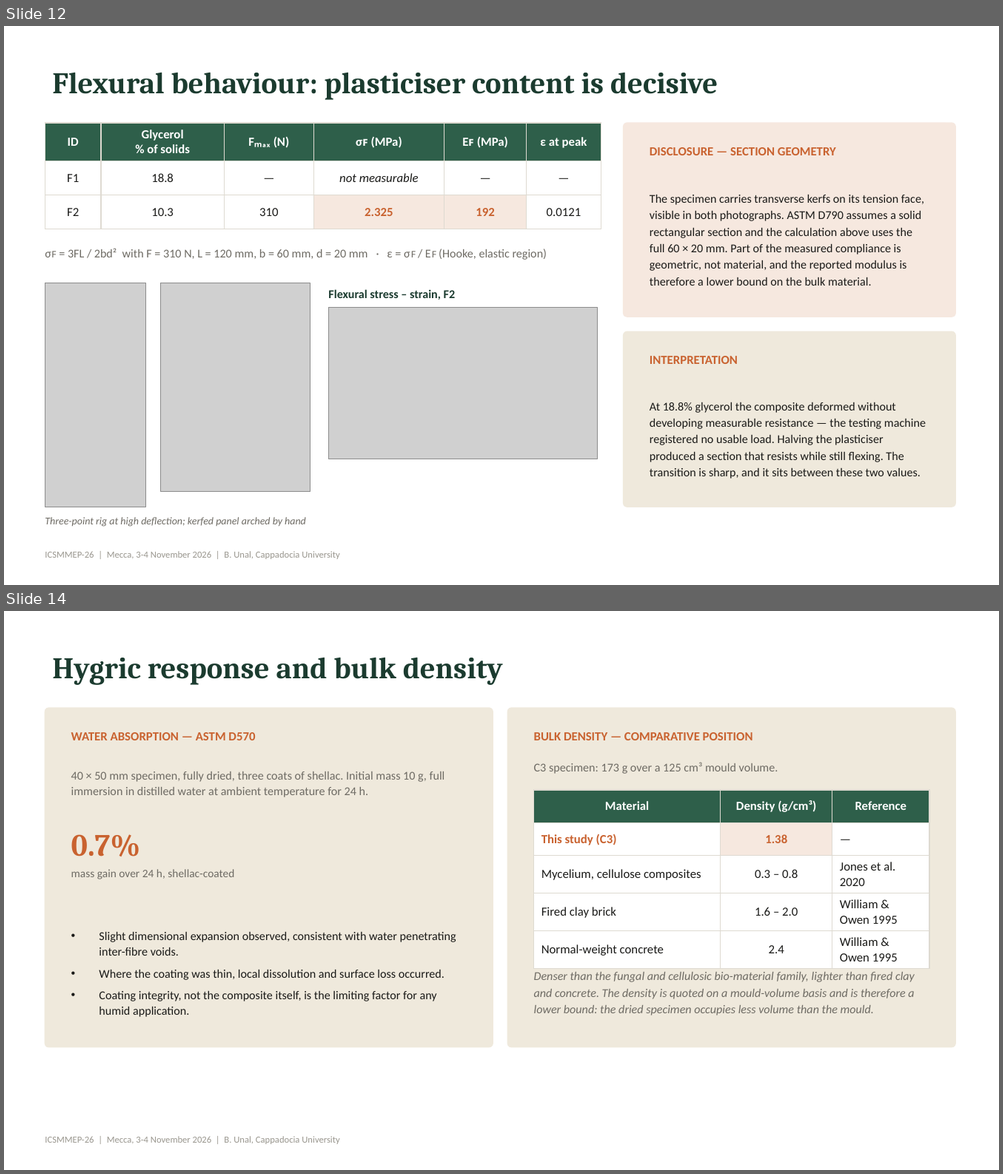
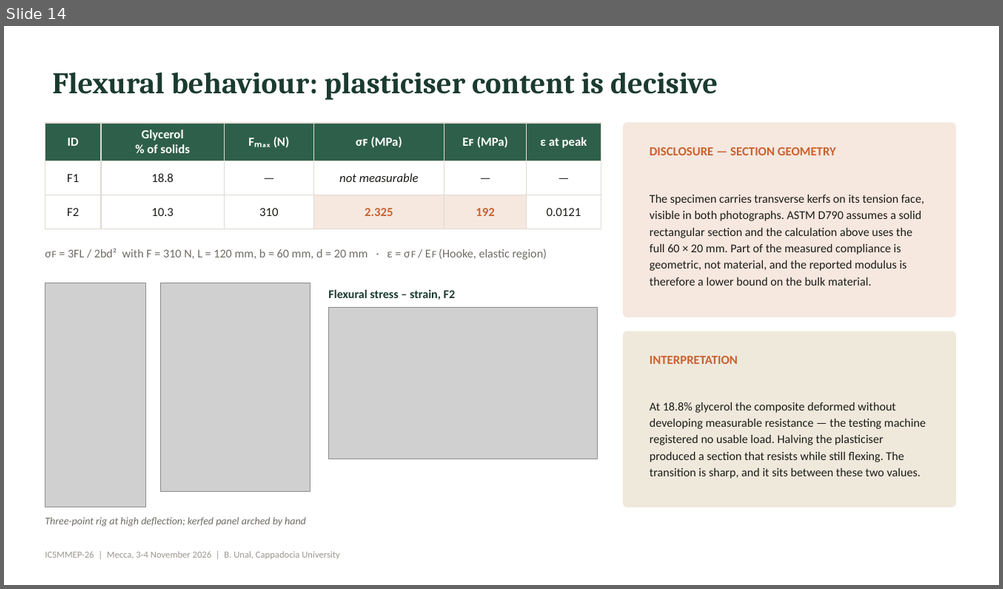
Before and after one commit to bunal91/sanat-ve-mekan, a slide deck: konferans-bildirisi/06-sunum/ICSMMEP26_Presentation_Unal.pptx. Shown one above the other, each under a label of ours: slides 12 and 14 before the commit, slide 14 after it; the slides between them are not shown. The pictures are 1003x1174 and 1003x589 pixels, drawn with LibreOffice and Linux fonts; fonts in the diff are those of the drawing; grey boxes stand for pictures. Boxes give left, top, right and bottom in pixels: in the first picture for what was removed or moved away, otherwise in the second. Text is boxed around its words. In the diff, an @@ line names an element or a change of style, - is before the commit and + after.

```diff
--- a/konferans-bildirisi/06-sunum/ICSMMEP26_Presentation_Unal.pptx
+++ b/konferans-bildirisi/06-sunum/ICSMMEP26_Presentation_Unal.pptx
@@ slide 14 removed at bbox=[4, 611, 999, 1170], background #FFFFFF; not listed: 1 template element that a slide beside it also shows @@
@@ title removed at bbox=[52, 657, 503, 685] @@
-Hygric response and bulk density
@@ rounded rectangle removed at bbox=[45, 708, 492, 1048] @@
@@ rounded rectangle removed at bbox=[508, 708, 956, 1048] @@
@@ text removed at bbox=[71, 732, 255, 741] @@
-WATER ABSORPTION — ASTM D570
@@ text removed at bbox=[534, 732, 753, 741] @@
-BULK DENSITY — COMPARATIVE POSITION
@@ text removed at bbox=[534, 762, 778, 774] @@
-C3 specimen: 173 g over a 125 cm³ mould volume.
@@ text removed at bbox=[71, 772, 445, 797] @@
-40 × 50 mm specimen, fully dried, three coats of shellac. Initial mass 10 g, full immersion in distilled water at ambient temperature for 24 h.
@@ table removed at bbox=[534, 790, 929, 965], 5 rows, 3 columns @@
-Material | Density (g/cm³) | Reference
-This study (C3) | 1.38 | —
-Mycelium, cellulose composites | 0.3 – 0.8 | Jones et al. 2020
-Fired clay brick | 1.6 – 2.0 | William & Owen 1995
-Normal-weight concrete | 2.4 | William & Owen 1995
@@ text removed at bbox=[71, 834, 141, 857] @@
-0.7%
@@ text removed at bbox=[71, 869, 234, 880] @@
-mass gain over 24 h, shellac-coated
@@ text removed at bbox=[99, 931, 456, 1017] @@
-• Slight dimensional expansion observed, consistent with water penetrating inter-fibre voids.
-• Where the coating was thin, local dissolution and surface loss occurred.
-• Coating integrity, not the composite itself, is the limiting factor for any humid application.
@@ text removed at bbox=[534, 972, 914, 1016] @@
-Denser than the fungal and cellulosic bio-material family, lighter than fired clay and concrete. The density is quoted on a mould-volume basis and is therefore a lower bound: the dried specimen occupies less volume than the mould.
@@ what was slide 12 is now slide 14 @@
```
Also in this commit, not shown: 4 slides changed, 5 slides added, 2 other slides removed, 4 other files.
